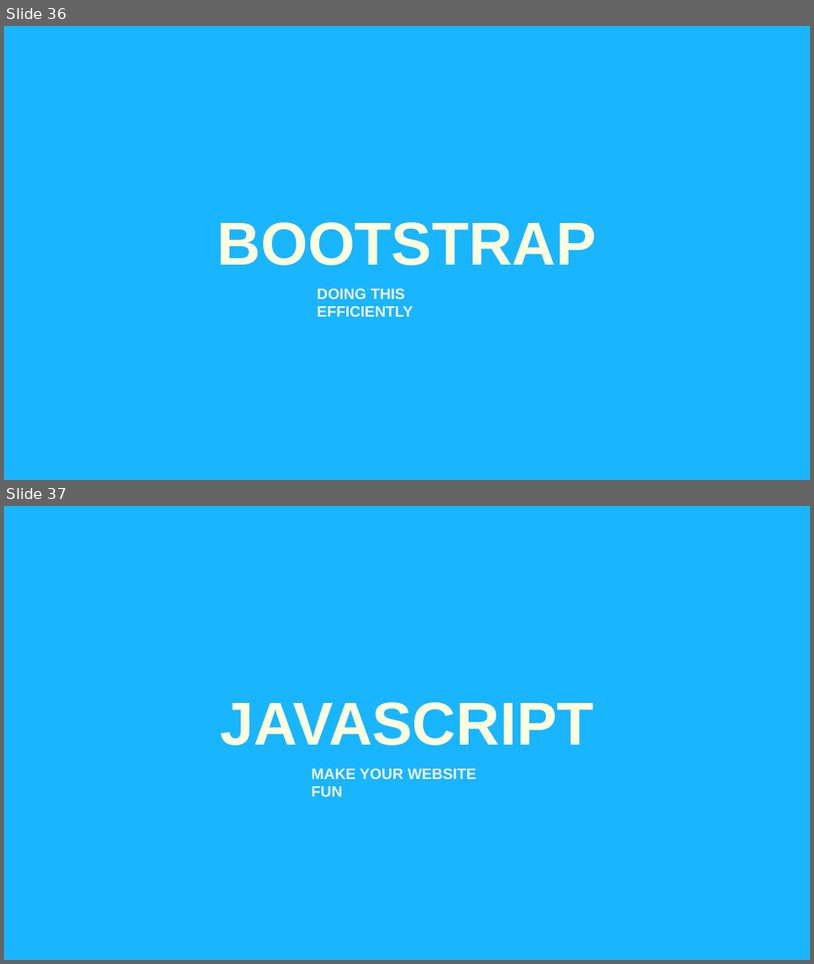
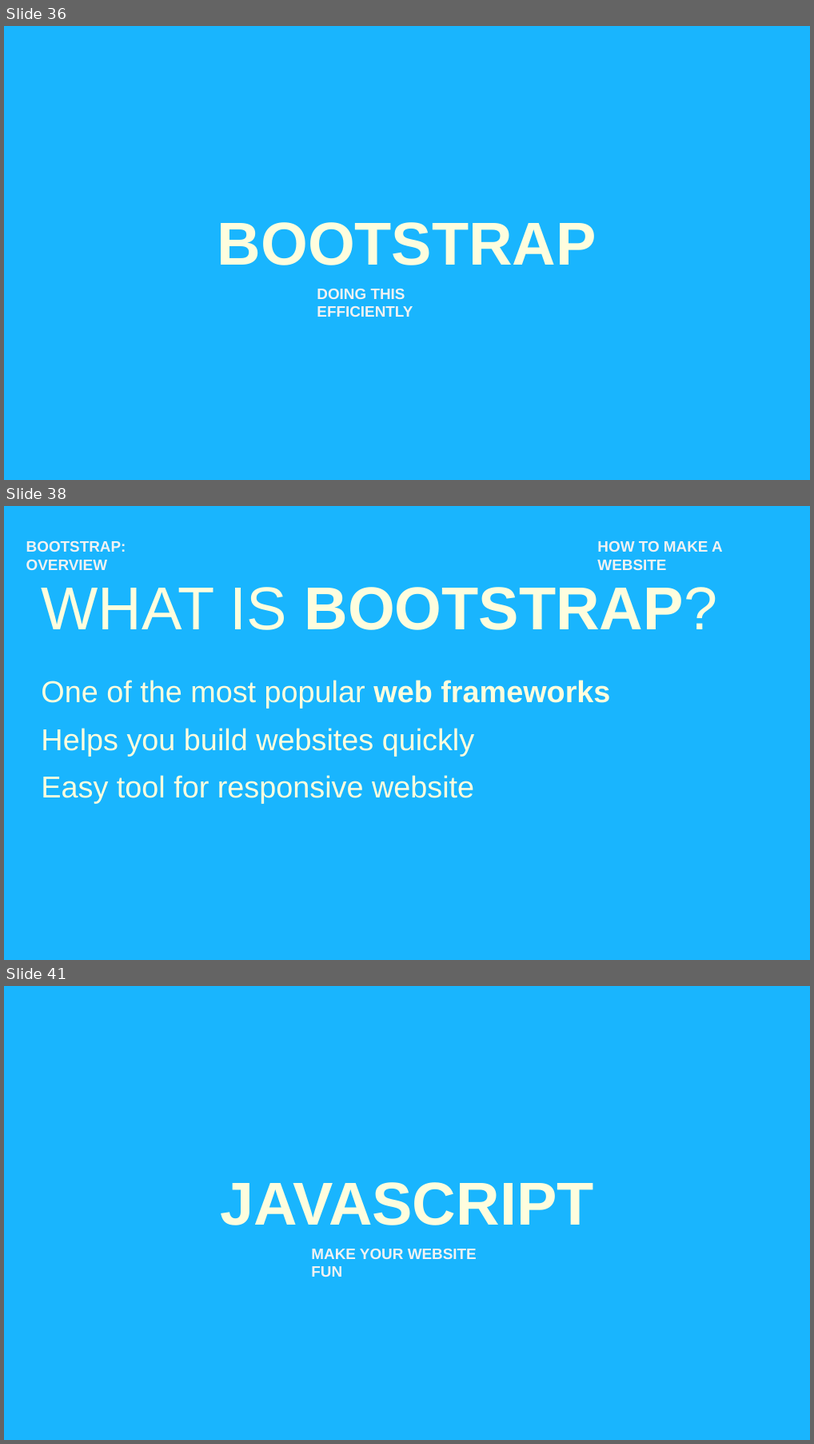
Before and after one commit to nimus0108/CodeDay-Spring, a slide deck: Presentation/How to Make a Website.pptx. Shown one above the other, each under a label of ours: slides 36 and 37 before the commit, slides 36, 38 and 41 after it; the slides between them are not shown. The pictures are 814x964 and 814x1444 pixels, drawn with LibreOffice and Linux fonts; fonts in the diff are those of the drawing. Boxes give left, top, right and bottom in pixels: in the first picture for what was removed or moved away, otherwise in the second. Text is boxed around its words. In the diff, an @@ line names an element or a change of style, - is before the commit and + after.

Commit message:
Bootstrap

```diff
--- a/Presentation/How to Make a Website.pptx
+++ b/Presentation/How to Make a Website.pptx
@@ slide 38 added at [4, 506, 810, 960], background #19B5FE @@
@@ text added at [26, 541, 126, 570], 18 pt, text #F2F2F2, bold @@
+BOOTSTRAP: OVERVIEW
@@ text added at [598, 541, 723, 570], 18 pt, text #F2F2F2, bold @@
+HOW TO MAKE A WEBSITE
@@ title added at [42, 587, 718, 630], 72 pt, text #FEFDDE, bold @@
+WHAT IS BOOTSTRAP?
@@ text added at [41, 680, 610, 708], 36 pt, text #FEFDDE @@
+One of the most popular web frameworks
@@ text added at [41, 728, 475, 756], 36 pt, text #FEFDDE @@
+Helps you build websites quickly
@@ text added at [41, 775, 474, 804], 36 pt, text #FEFDDE @@
+Easy tool for responsive website
@@ what was slide 37 is now slide 41 @@
```
Also in this commit, not shown: 2 slides changed, 3 other slides added.
